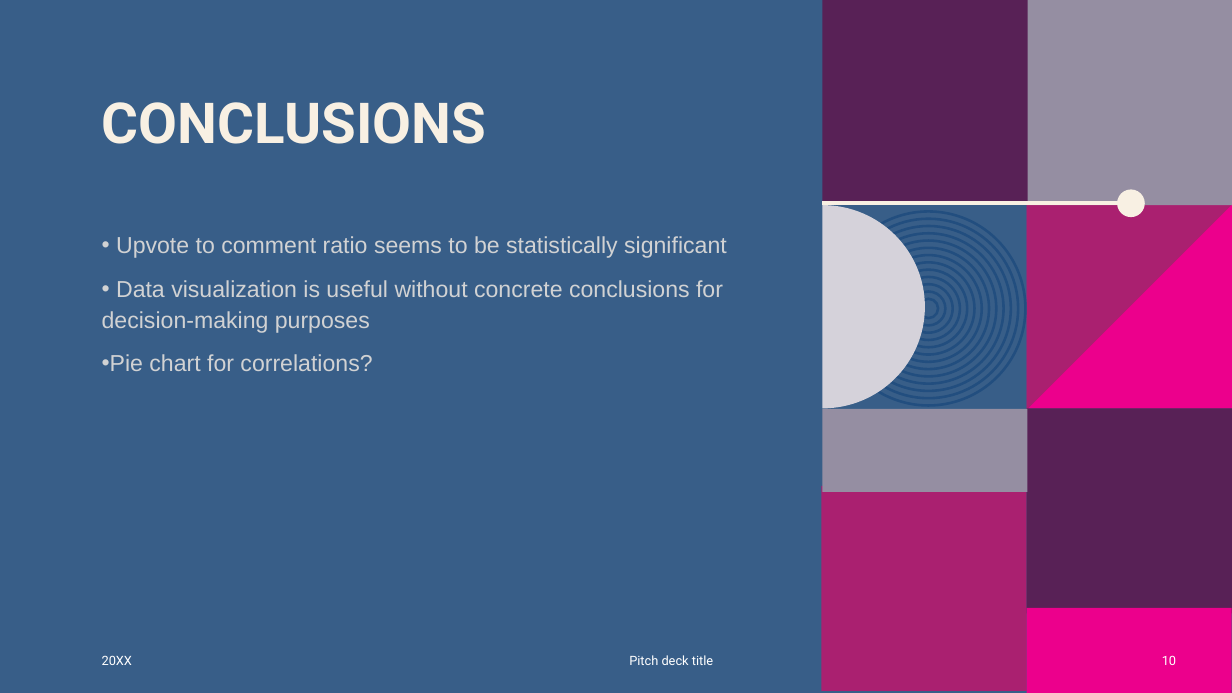
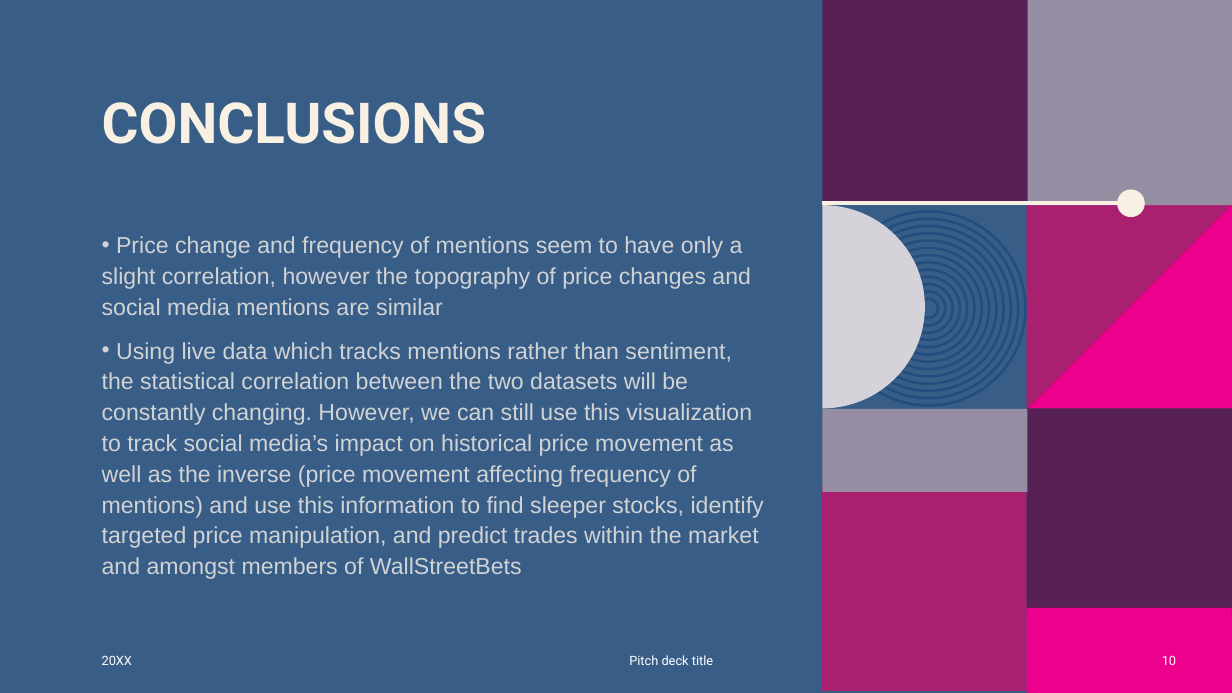
Before and after one commit to AprilHolmes7825/Project_1, a slide deck: slide 10 of Reddit Yahoo Finance Presentation.pptx. Drawn at 1232x693 pixels with LibreOffice and Linux fonts; fonts in the diff are those of the drawing; background and template pictures are left out. Boxes give left, top, right and bottom in pixels: in the first picture for what was removed or moved away, otherwise in the second. Text is boxed around its words. In the diff, an @@ line names an element or a change of style, - is before the commit and + after.

Commit message:
Conclusions added

```diff
--- a/Reddit Yahoo Finance Presentation.pptx
+++ b/Reddit Yahoo Finance Presentation.pptx
@@ text at (102, 236, 764, 579): text changed @@
-• Upvote to comment ratio seems to be statistically significant
-• Data visualization is useful without concrete conclusions for decision-making purposes
-• Pie chart for correlations?
+• Price change and frequency of mentions seem to have only a slight correlation, however the topography of price changes and social media mentions are similar
+• Using live data which tracks mentions rather than sentiment, the statistical correlation between the two datasets will be constantly changing. However, we can still use this visualization to track social media’s impact on historical price movement as well as the inverse (price movement affecting frequency of mentions) and use this information to find sleeper stocks, identify targeted price manipulation, and predict trades within the market and amongst members of WallStreetBets
```
Also in this commit, not shown: 1 other file.
